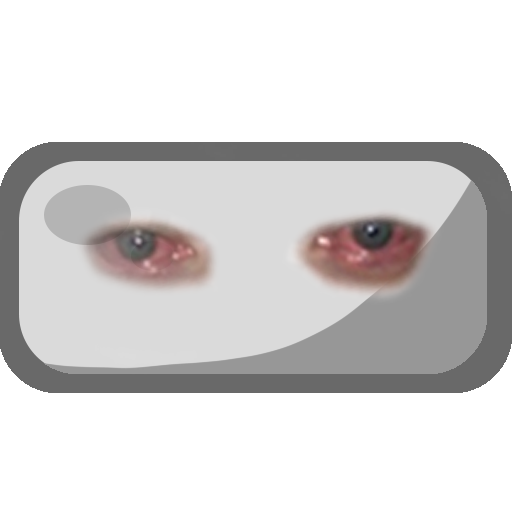
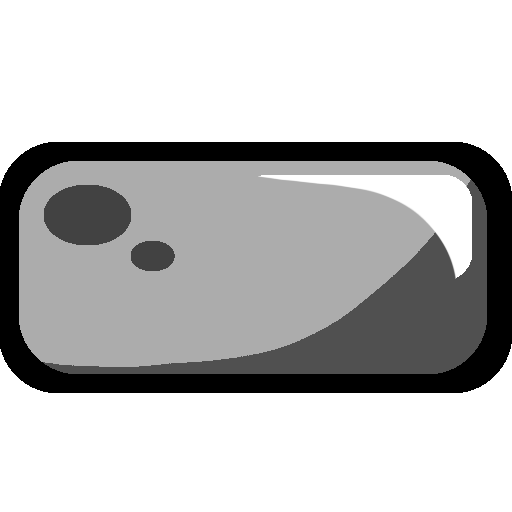
Comparing the layer stacks of the two 512 × 512 images. Changes:
hid "5aye1p", opacity 100% → 50%, painted on it, masked it over [0, 142, 512, 393]
added layer "Outline copy 2" above "Layer 1 copy" over [258, 175, 472, 279]
painted on "Shape 1 copy" over [44, 185, 175, 271]
painted on "Layer 3 copy" over [43, 180, 487, 374]
painted on "Outline copy" over [19, 161, 487, 374]
painted on "Outline" over [0, 142, 512, 393]
